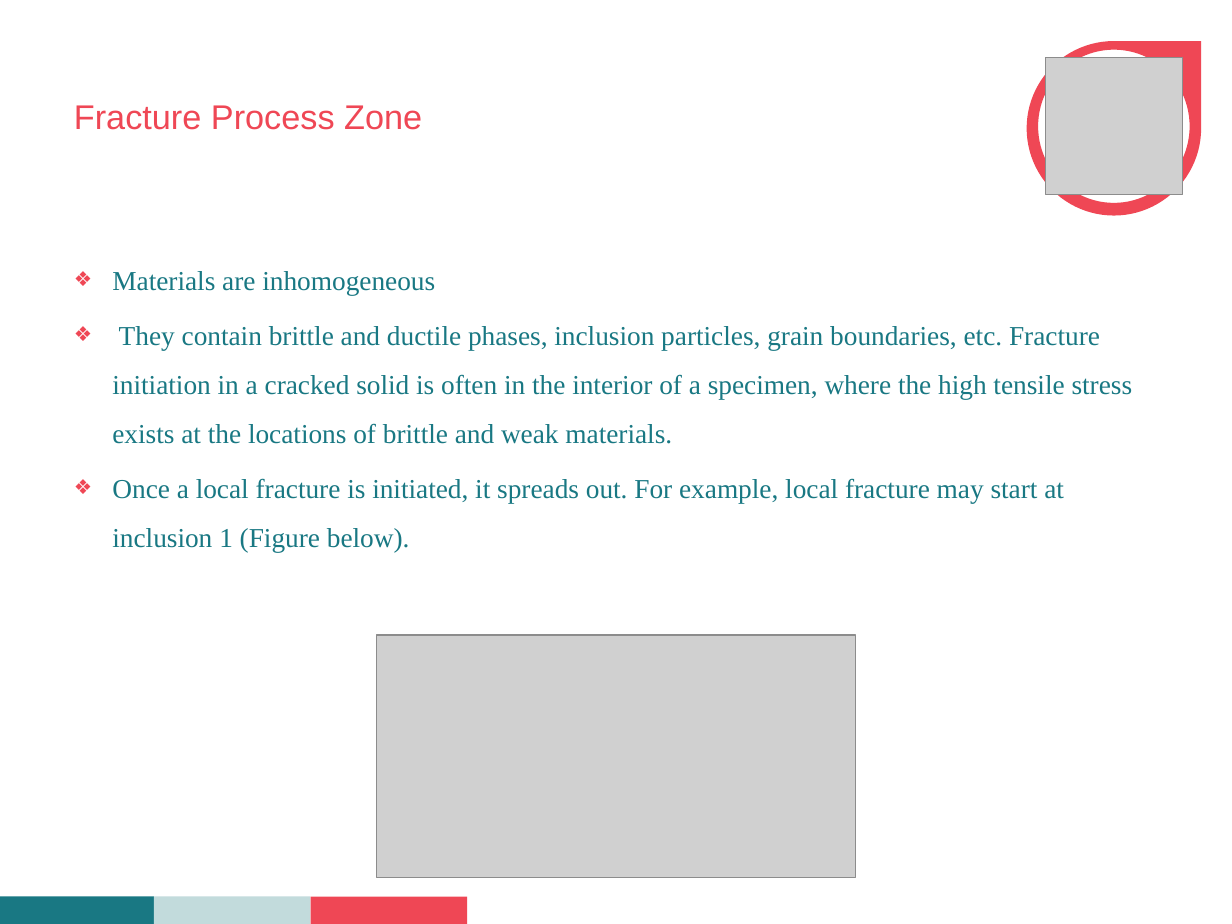
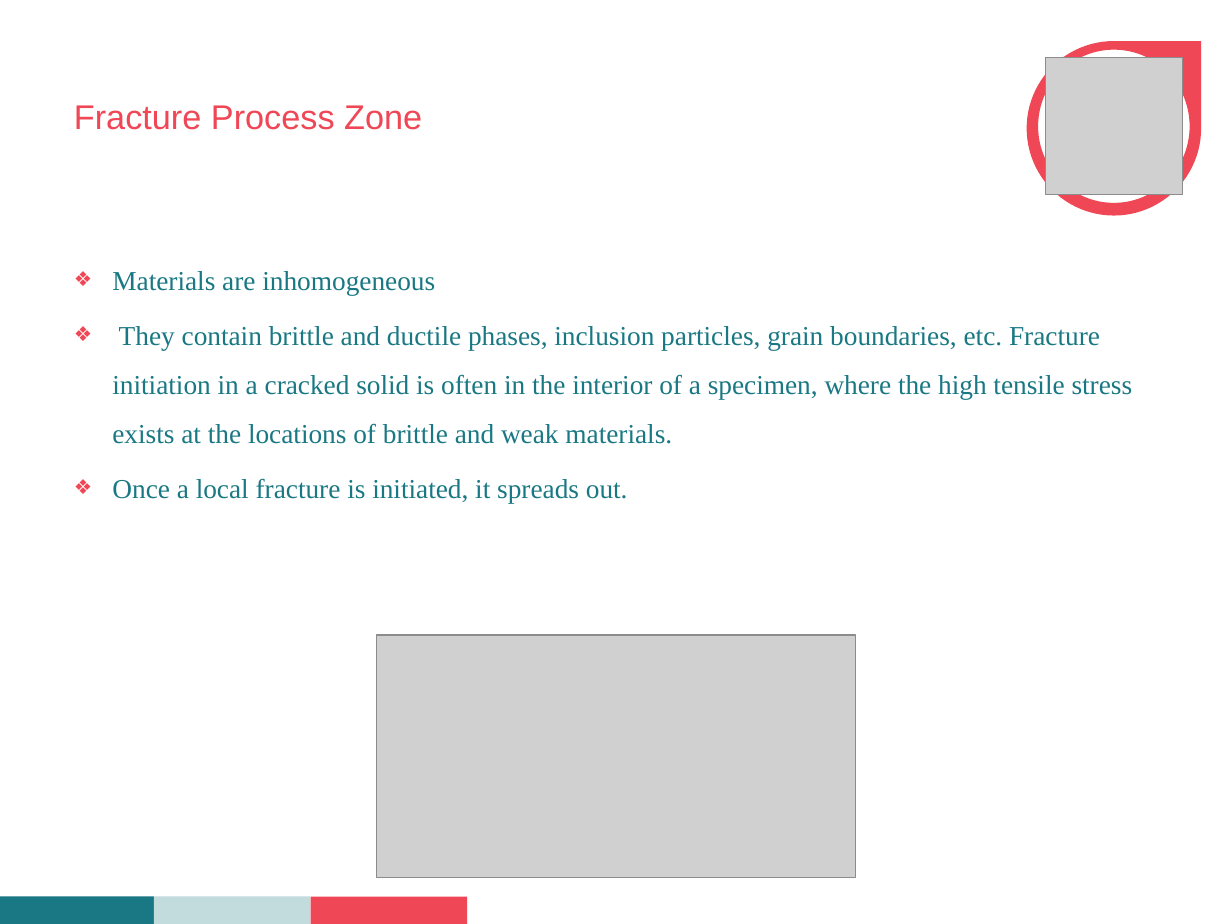
Before and after one commit to Abhinandan1996/seminar, a slide deck: slide 9 of seminar.pptx (slide 10 before the commit). Drawn at 1232x924 pixels with LibreOffice and Linux fonts; fonts in the diff are those of the drawing; grey boxes stand for pictures; background and template pictures are left out. Boxes give left, top, right and bottom in pixels: in the first picture for what was removed or moved away, otherwise in the second. Text is boxed around its words. In the diff, an @@ line names an element or a change of style, - is before the commit and + after.

```diff
--- a/seminar.pptx
+++ b/seminar.pptx
@@ text at bbox=[112, 478, 628, 503]: text changed @@
-❖ Once a local fracture is initiated, it spreads out. For example, local fracture may start at inclusion 1 (Figure below).
+❖ Once a local fracture is initiated, it spreads out.
```
Also in this commit, not shown: 2 other slides changed, 3 slides removed, 12 other files.
